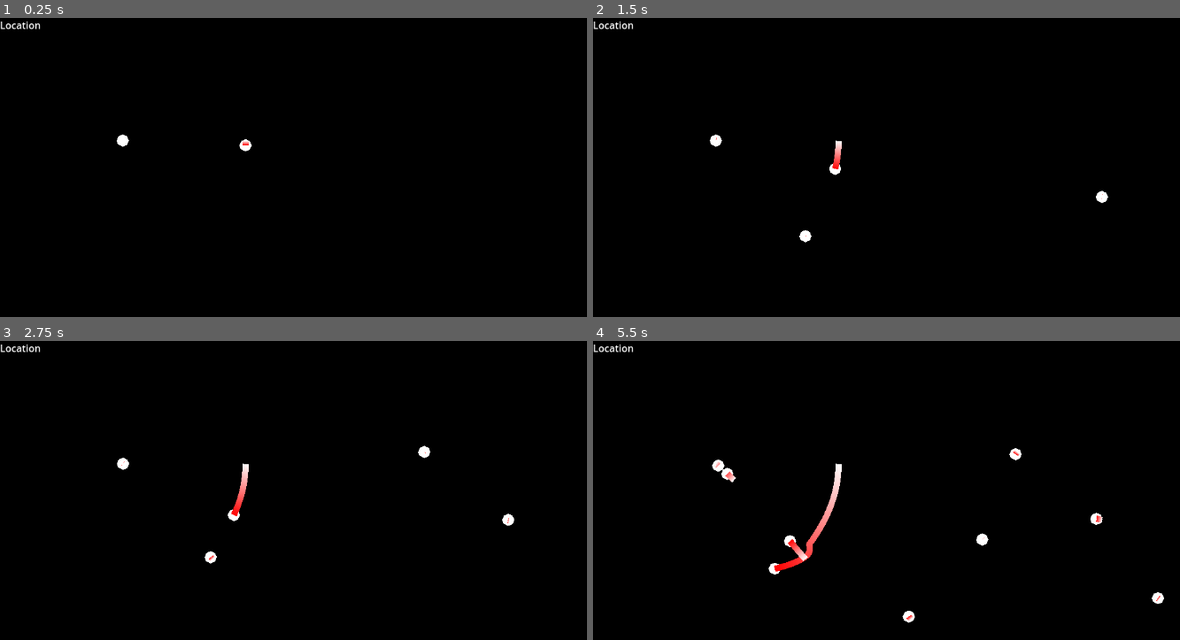
Above: before the commit, frames 1-4 (two rows, left to right).
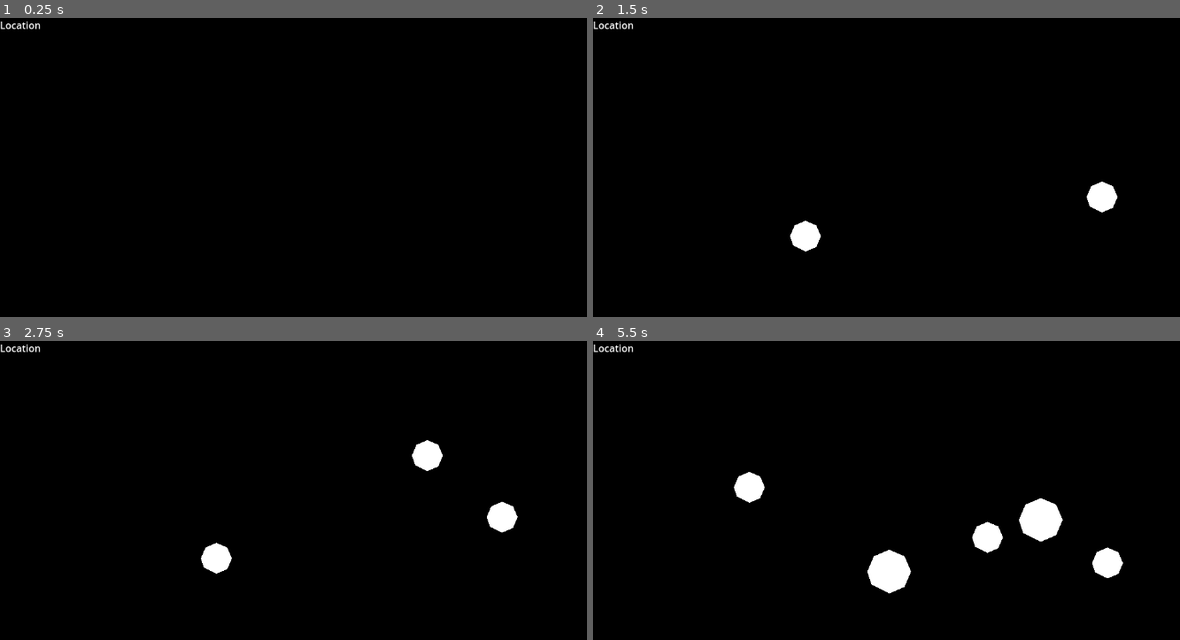
Above: after the commit, the same moments.

Repository: Abstreal/gravitational-golf
Game: Godot game, scene res://Scenes/game.tscn
Same seed, same stepped clock (60 frames per second), same inputs: the game is played once before the commit and once after it.
Inputs (mouse positions are in pixels of both pictures, inside the frame that each line leads up to):
- Up to frame 1 (0.25 s): no input
- Up to frame 2 (1.5 s): tap Enter at 0.5 s; move the mouse to (1103, 197) at 0.52 s; click (1103, 197) at 0.6 s; tap Space at 1.25 s; move the mouse to (804, 236) at 1.27 s; click (804, 236) at 1.35 s
- Up to frame 3 (2.75 s): move the mouse to (422, 451) at 2.02 s; click (422, 451) at 2.1 s
- Up to frame 4 (5.5 s): move the mouse to (909, 619) at 2.77 s; click (909, 619) at 2.85 s; move the mouse to (1156, 598) at 3.52 s; click (1156, 598) at 3.6 s; move the mouse to (733, 478) at 4.27 s; click (733, 478) at 4.35 s; move the mouse to (980, 538) at 5.02 s; click (980, 538) at 5.1 s

The runs differ from the first frame. In frame 1, 0.1% of the frame differs, in the area x 19-43%, y 38-45%; in frame 2, 0.9%; in frame 3, 1.4%; in frame 4, 3.8%, in the area x 20-98%, y 35-95%.

Commit message:
Bodies now merge with colliding bodies

Diff:
--- a/Scenes/c_body.gd
+++ b/Scenes/c_body.gd
@@ -1,12 +1,21 @@
 extends CharacterBody2D
 
-@export var mass: float = 1
+@export var mass: float = 2000
+@export var density: float = 1
 @export var initial_vel: Vector2 = Vector2()
+
+const PI = 3.141592
 
 func _ready():
 	velocity += initial_vel
 
 func _physics_process(delta: float) -> void:
 
-	move_and_slide()
-	#print(velocity.length())
+	var radius: float = sqrt(mass/(PI * density))
+	$CollisionShape2D.shape.radius = radius
+	$Polygon2D.scale = Vector2(1, 1) * radius/10
+
+	var collision_data = move_and_collide(velocity)
+
+	if collision_data != null:
+		get_parent().handle_collision(self, collision_data.get_collider())
--- a/Scenes/c_body.tscn
+++ b/Scenes/c_body.tscn
@@ -16,6 +16,7 @@
 shape = SubResource("CircleShape2D_1mqeo")
 
 [node name="Line2D" type="Line2D" parent="."]
+visible = false
 gradient = SubResource("Gradient_gic2v")
 script = ExtResource("2_2rgkl")
 length = 1000
--- /dev/null
+++ b/Scenes/game.gd
@@ -0,0 +1,11 @@
+extends Node2D
+
+@onready var cbd_scene = preload("res://Scenes/c_body.tscn")
+
+# Called when the node enters the scene tree for the first time.
+
+func _ready() -> void:
+	pass
+
+func _process(delta: float) -> void:
+	pass
--- a/Scenes/game.tscn
+++ b/Scenes/game.tscn
@@ -1,20 +1,13 @@
 [gd_scene load_steps=4 format=3 uid="uid://cokeebtrfqurg"]
 
+[ext_resource type="Script" path="res://Scenes/game.gd" id="1_73k5h"]
 [ext_resource type="PackedScene" uid="uid://vugpxygfwb6y" path="res://Scenes/gravity_handler.tscn" id="1_v8jph"]
-[ext_resource type="PackedScene" uid="uid://rb7k7rk6hd4g" path="res://Scenes/c_body.tscn" id="2_d4n8n"]
 [ext_resource type="PackedScene" uid="uid://c3vxbtkjpxjfq" path="res://Scenes/pas_controller.tscn" id="3_lc3iv"]
 
 [node name="Game" type="Node2D"]
+script = ExtResource("1_73k5h")
 
 [node name="GravityHandler" parent="." instance=ExtResource("1_v8jph")]
-
-[node name="CBody" parent="GravityHandler" instance=ExtResource("2_d4n8n")]
-position = Vector2(400, 200)
-initial_vel = Vector2(0, 31)
-
-[node name="CBody2" parent="GravityHandler" instance=ExtResource("2_d4n8n")]
-position = Vector2(200, 200)
-mass = 20000.0
 
 [node name="PASController" parent="." node_paths=PackedStringArray("gravity_handler") instance=ExtResource("3_lc3iv")]
 gravity_handler = NodePath("../GravityHandler")
--- a/Scenes/gravity_handler.gd
+++ b/Scenes/gravity_handler.gd
@@ -1,5 +1,6 @@
 extends Node2D
 
+@onready var c_body_scene = preload("res://Scenes/c_body.tscn")
 @export var G: float = 10
 
 var cbodies: Array = Array()
@@ -33,6 +34,19 @@
 		var accel = get_total_accel(i)
 		cbodies[i].velocity += accel * delta
 
+func handle_collision(x1, x2):
+	var new_cbd = c_body_scene.instantiate()
+	new_cbd.global_position = (x1.global_position * x1.mass + x2.global_position * x2.mass)/(x1.mass + x2.mass)
+	new_cbd.mass = x1.mass + x2.mass
+	remove_child(x1)
+	x1.queue_free()
+	update_cbodies()
+	remove_child(x2)
+	x2.queue_free()
+	update_cbodies()
+	add_child(new_cbd)
+	update_cbodies()
+
 # Called every frame. 'delta' is the elapsed time since the previous frame.
 func _physics_process(delta: float) -> void:
 	apply_accels(delta)
--- a/Scenes/pas_controller.gd
+++ b/Scenes/pas_controller.gd
@@ -8,7 +8,7 @@
 func _on_pressed():
 	var new_cbd = c_body_scene.instantiate()
 	new_cbd.global_position = get_global_mouse_position()
-	new_cbd.mass = 2000
+	#new_cbd.mass = 2000
 	gravity_handler.add_child(new_cbd)
 	gravity_handler.update_cbodies()
 
